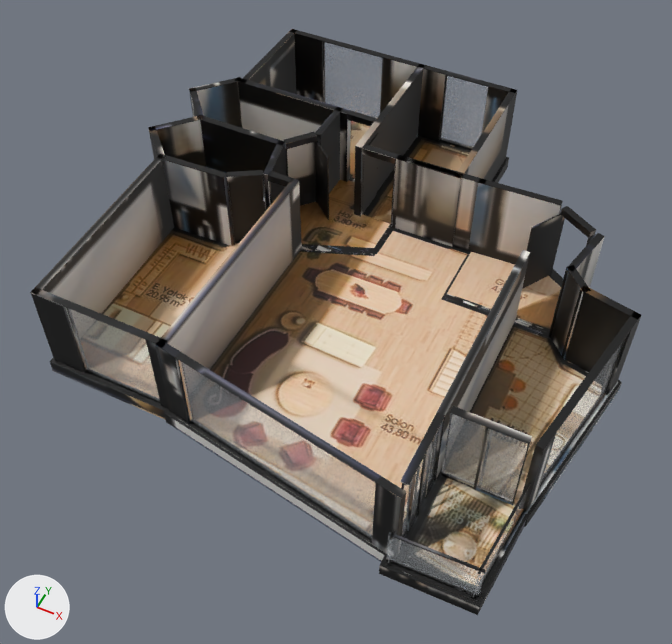
The glTF model _bake/glb/gol-22/model.glb: old version first, new version second.
The view is the same before and after, from a 50 mm lens placed at (6.58, -14.62, 16.68), pointed at (-0.11, -1.26, -0.02). The lights are fixed; the arrows at lower left show +X, +Y and +Z. The older version comes first. Where no turn or scale is listed for an object, it has been applied to the vertices. Vertices at exactly the same position are counted once.

The scene before the commit, as lines of its bpy script (objects in view):
```python
mat_baked = bpy.data.materials.new('baked')
mat_baked.use_nodes = True; mat_baked.node_tree.nodes.clear()
_N = mat_baked.node_tree.nodes; _L = mat_baked.node_tree.links
n0 = _N.new('ShaderNodeBsdfPrincipled'); n0.name = 'Principled BSDF'
n1 = _N.new('ShaderNodeOutputMaterial'); n1.name = 'Material Output'
n2 = _N.new('ShaderNodeTexImage'); n2.name = 'Image Texture'
n2.image = img_model_glb
n3 = _N.new('ShaderNodeMapping'); n3.name = 'Mapping'
n3.inputs[1].default_value = (0.00117, -14.97, 0.0)  # 'Location'
n3.inputs[3].default_value = (15.52, 15.97, 1.0)  # 'Scale'
n4 = _N.new('ShaderNodeUVMap'); n4.name = 'UV Map'
n4.uv_map = 'UVMap'
_L.new(n0.outputs[0], n1.inputs[0])  # 'BSDF' to 'Surface'
_L.new(n2.outputs[0], n0.inputs[0])  # 'Color' to 'Base Color'
_L.new(n3.outputs[0], n2.inputs[0])  # 'Vector' to 'Vector'
_L.new(n4.outputs[0], n3.inputs[0])  # 'UV' to 'Vector'
me_mesh_0 = bpy.data.meshes.new('Mesh_0')
me_mesh_0.from_pydata(...)  # 2800 vertices, 5054 faces; spans x 0.0..13.1, y -13.14..0.0, z 0.0..2.62
me_mesh_0.materials.append(mat_baked)
me_mesh_10 = bpy.data.meshes.new('Mesh_10')
me_mesh_10.from_pydata(...)  # 8 vertices, 12 faces; spans x 12.22..12.84, y -10.28..-7.09, z 0.36..2.61
me_mesh_10.materials.append(mat_glass_rt)  # white #edf3f9
me_mesh_2 = bpy.data.meshes.new('Mesh_2')
me_mesh_2.from_pydata(...)  # 8 vertices, 12 faces; spans x 10.14..12.03, y -12.99..-12.89, z 0.36..1.36
me_mesh_2.materials.append(mat_glass_rt)  # white #edf3f9
ob_mesh_0 = bpy.data.objects.new('Mesh_0', me_mesh_0)
ob_mesh_0.location = (-6.57, 6.57, -0.36)
ob_mesh_10 = bpy.data.objects.new('Mesh_10', me_mesh_10)
ob_mesh_10.location = (-6.57, 6.57, -0.36)
ob_mesh_2 = bpy.data.objects.new('Mesh_2', me_mesh_2)
ob_mesh_2.location = (-6.57, 6.57, -0.36)
# also in view: 'Mesh_7' at (0.77, -5.72, 1.13); 'Mesh_5' at (0.05, 6.41, 1.13); 'Mesh_9' at (4.58, -4.1, 1.13); 'Mesh_6' at (-3.5, -5.16, 1.13); 'Mesh_8' at (3.65, -5.15, 1.13)
```
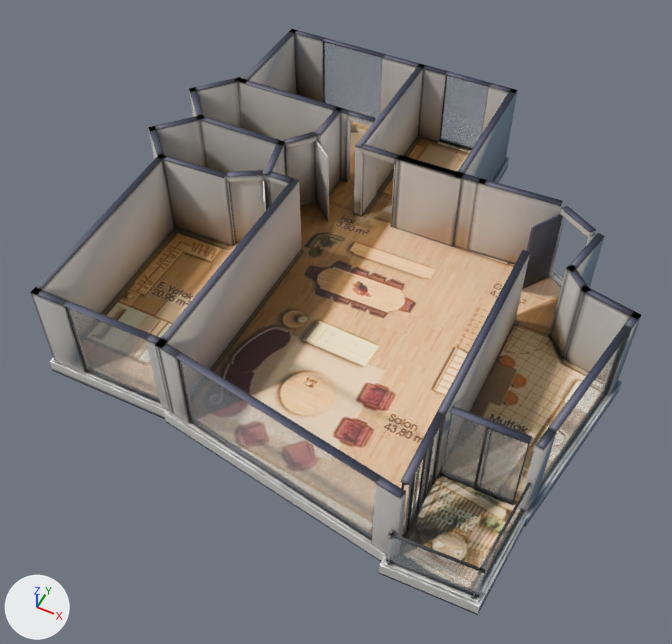
What differs and where, as boxes (x1, y1, x2, y2) in the pictures (672 x 644 px):
'Mesh_0', surface changed
    both: (30, 29, 641, 615)
part 1 of me_mesh_0, reshaped (mostly hidden)
    before: (164, 380, 622, 555)
part 2 of me_mesh_0, surface changed
    both: (30, 29, 641, 615)

What changed in the scene script:
```text
Change mat_baked:
    where n3 = _N.new('ShaderNodeMapping'); n3.name = 'Mapping'
    n3.inputs[3].default_value: (15.52, 15.97, 1.0) -> (15.04, 15.97, 1.0)  # 'Scale'
Change me_mesh_0:
    used by ob_mesh_0; location = (-6.57, 6.57, -0.36)
    remove me_mesh_0.from_pydata(...)  # 2800 vertices, 5054 faces; spans x 0.0..13.1, y -13.14..0.0, z 0.0..2.62
    add me_mesh_0.from_pydata(...)  # 2291 vertices, 4036 faces; spans x 0.0..13.1, y -13.14..0.0, z 0.0..2.62
    me_mesh_0 part 1: 2 vertices moved within x 8.33, y -3.88, z 0.04; 509 vertices removed from x 0.97..12.32, y -11.9..0.0, z 0.0..0.35
    me_mesh_0 part 2: 1910 kept faces spanning x 0.0..13.1, y -13.14..0.0, z 0.0..2.62 get new texture (UV) coordinates
```
